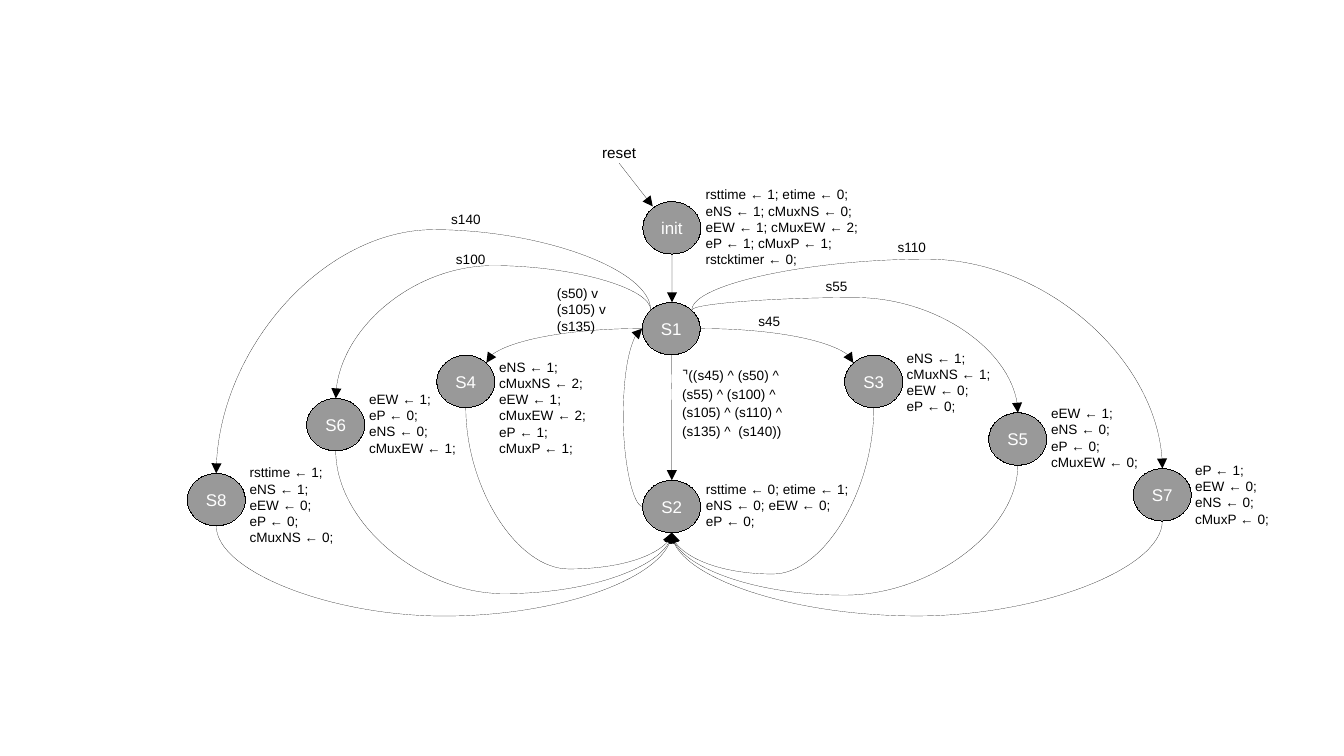
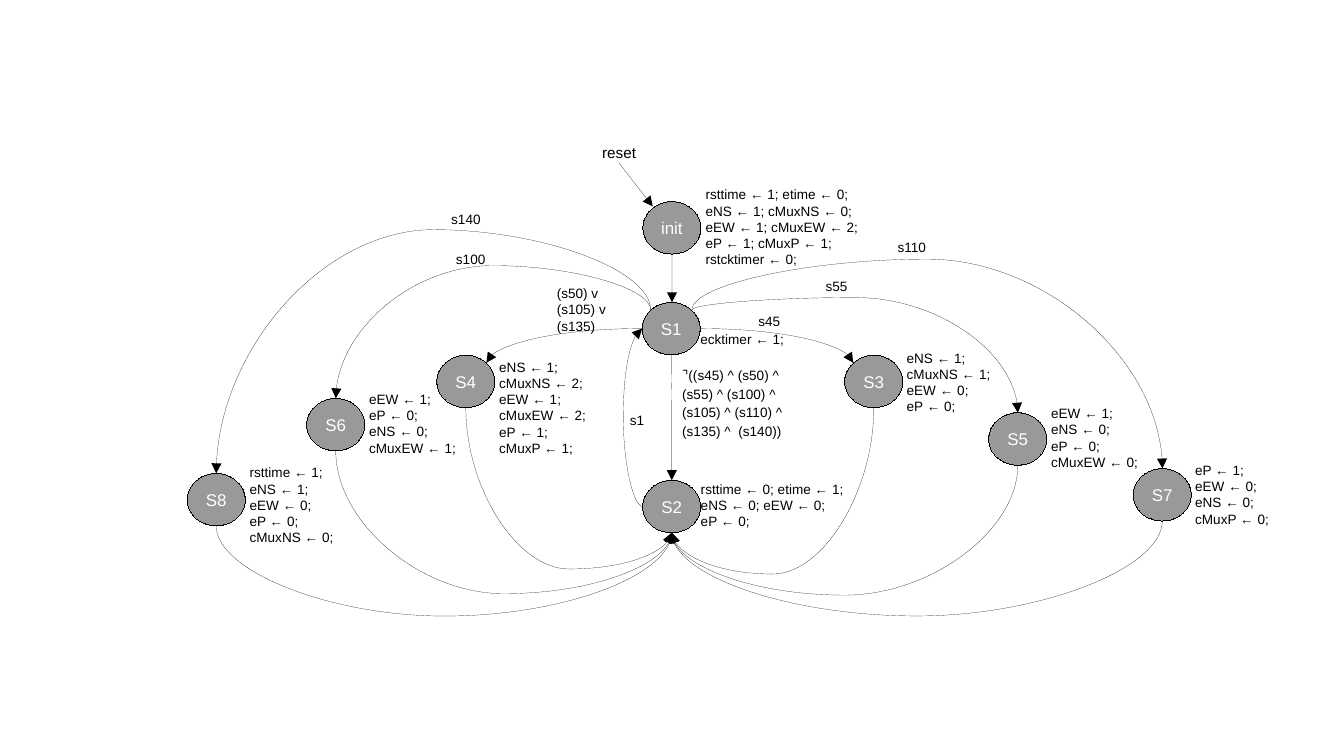
Before and after one commit to MatheusSchaly/--Old--INE5406-Sistemas-Digitais, a slide deck: slide 1 of Projeto_Semafaro/imagens/FSM/FSM.odp. Drawn at 1344x756 pixels with LibreOffice and Linux fonts; fonts in the diff are those of the drawing. Boxes give left, top, right and bottom in pixels: in the first picture for what was removed or moved away, otherwise in the second. Text is boxed around its words. In the diff, an @@ line names an element or a change of style, - is before the commit and + after.

```diff
--- a/Projeto_Semafaro/imagens/FSM/FSM.odp
+++ b/Projeto_Semafaro/imagens/FSM/FSM.odp
@@ title added at [700, 334, 784, 346], 8 pt, text #000000 @@
+ecktimer ← 1;
@@ title added at [630, 415, 644, 425], 8 pt, text #000000 @@
+s1
@@ title "rsttime ← 0; etime ← ...": place and size @@
-title "rsttime ← 0; etime ← ..." at [706, 484, 848, 528]
+title "rsttime ← 0; etime ← ..." at [701, 484, 843, 528]
```
Also in this commit, not shown: 3 other files.
